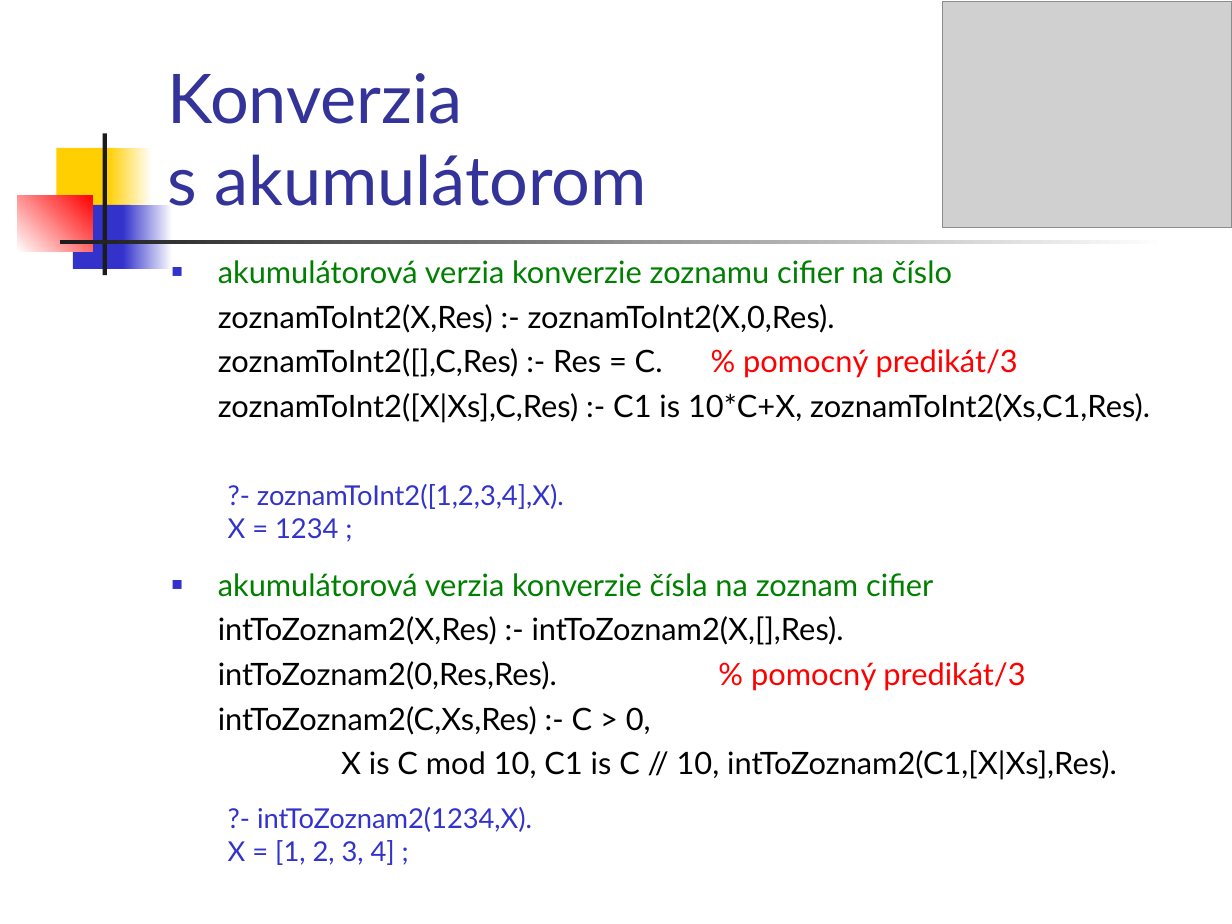
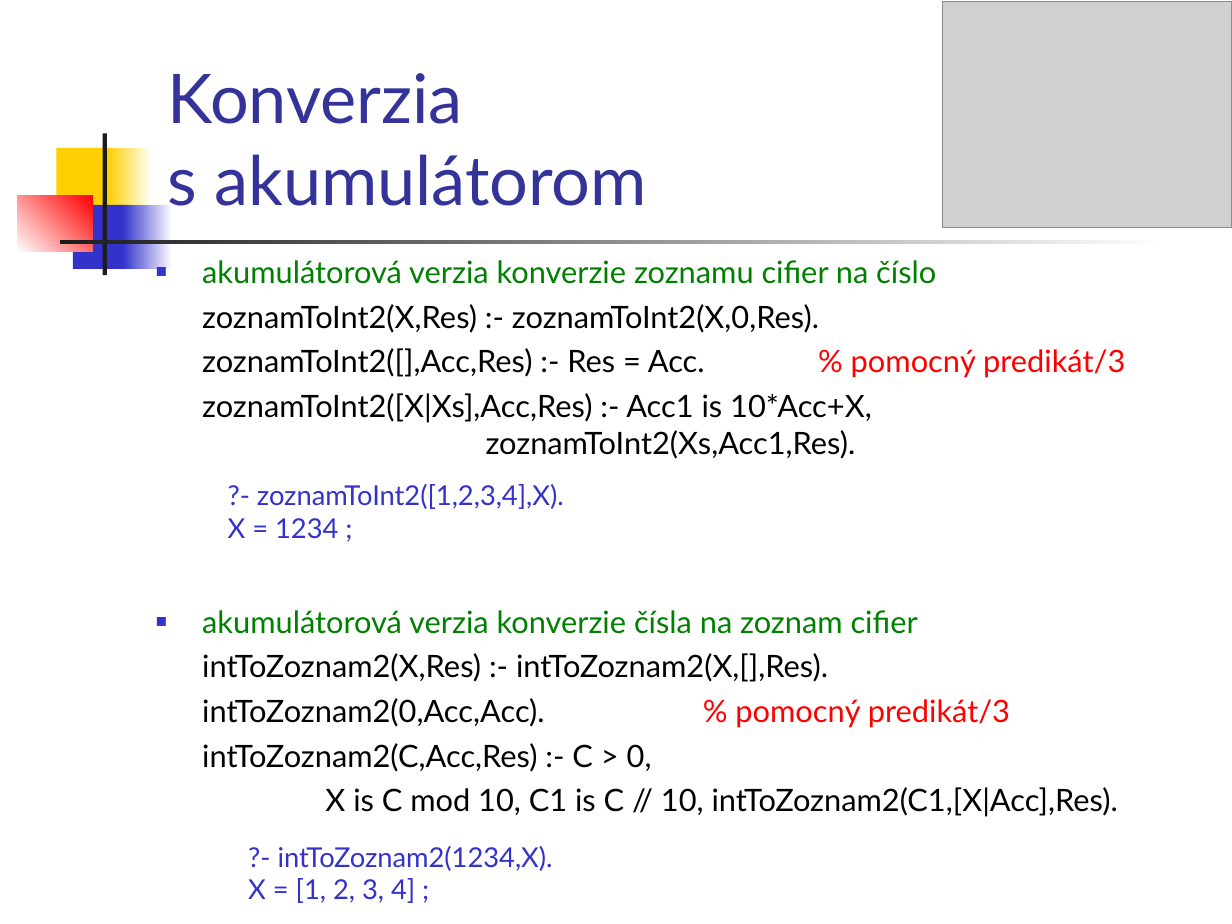
Before and after one commit to paradigmy/Prednasky, a slide deck: slide 7 of 11/logicke2.ppt. Drawn at 1232x924 pixels with LibreOffice and Linux fonts; fonts in the diff are those of the drawing; grey boxes stand for pictures. Boxes give left, top, right and bottom in pixels: in the first picture for what was removed or moved away, otherwise in the second. Text is boxed around its words. In the diff, an @@ line names an element or a change of style, - is before the commit and + after.

```diff
--- a/11/logicke2.ppt
+++ b/11/logicke2.ppt
@@ text "akumulátorová verzia konverzie zoznamu cifier ...": place and size @@
-text "akumulátorová verzia konverzie zoznamu cifier ..." at (218, 260, 1150, 780)
+text "akumulátorová verzia konverzie zoznamu cifier ..." at (202, 260, 1125, 817)
@@ text at (202, 348, 1125, 459): text changed @@
-zoznamToInt2([],C,Res) :- Res = C. % pomocný predikát/3
-zoznamToInt2([X|Xs],C,Res) :- C1 is 10*C+X, zoznamToInt2(Xs,C1,Res).
+zoznamToInt2([],Acc,Res) :- Res = Acc. % pomocný predikát/3
+zoznamToInt2([X|Xs],Acc,Res) :- Acc1 is 10*Acc+X, zoznamToInt2(Xs,Acc1,Res).
@@ text at (202, 698, 1118, 817): text changed @@
-intToZoznam2(0,Res,Res). % pomocný predikát/3
-intToZoznam2(C,Xs,Res) :- C > 0,
-X is C mod 10, C1 is C // 10, intToZoznam2(C1,[X|Xs],Res).
+intToZoznam2(0,Acc,Acc). % pomocný predikát/3
+intToZoznam2(C,Acc,Res) :- C > 0,
+X is C mod 10, C1 is C // 10, intToZoznam2(C1,[X|Acc],Res).
@@ text "?- intToZoznam2(1234,X).": place and size @@
-text "?- intToZoznam2(1234,X)." at (228, 807, 532, 865)
+text "?- intToZoznam2(1234,X)." at (248, 846, 553, 903)
```
Also in this commit, not shown: 6 slides added, 1 other file.
